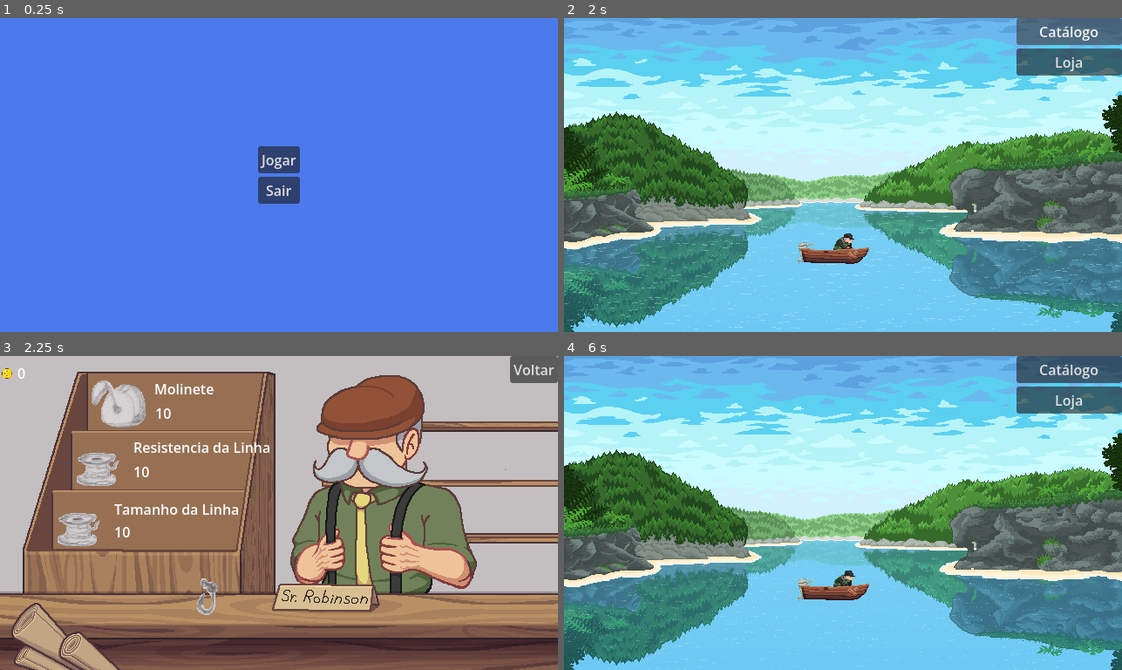
Above: before the commit, frames 1-4 (two rows, left to right).
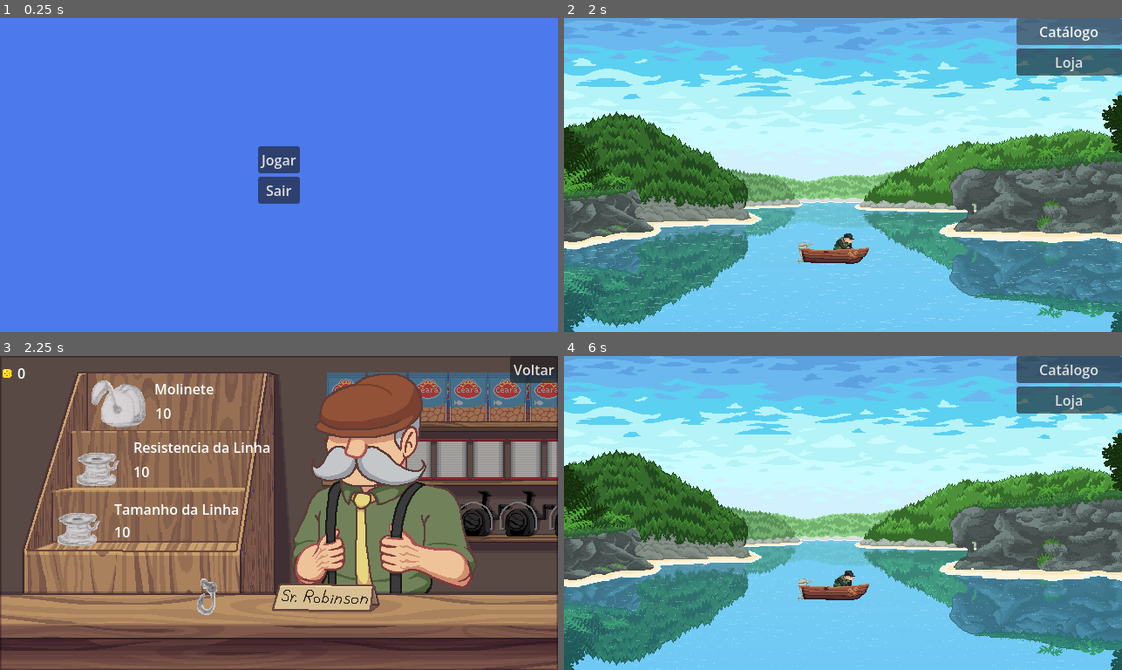
Above: after the commit, the same moments.

Repository: Bad-Onion/gyotaku
Game: Godot game, scene res://main.tscn
The game is run twice, just before and just after one commit, with the same random seed, the same clock (stepped at 60 frames per second) and the same inputs. Sound files missing from this copy of the repository are replaced by a short silence.
Inputs (mouse positions are in pixels of both pictures, inside the frame that each line leads up to):
- Up to frame 1 (0.25 s): no input
- Up to frame 2 (2 s): click "Jogar" at 0.5 s; click "Catálogo" at 1.25 s
- Up to frame 3 (2.25 s): click "Loja" at 2 s
- Up to frame 4 (6 s): click "Molinete" at 2.75 s; click "Resistencia da Linha" at 3.5 s; click "Tamanho da Linha" at 4.25 s; click (770, 600) at 5 s; click "Voltar" at 5.75 s

Frames 1-2 are identical in both runs. In frame 3, 37% of the frame differs, in the area x 0-100%, y 0-100%; in frame 4, nothing differs.

Commit message:
add something that I'm not proud of

Diff:
--- a/gyotaku/scenes/levels/level_1/level_1.tscn
+++ b/gyotaku/scenes/levels/level_1/level_1.tscn
@@ -132,10 +132,23 @@
 
 [node name="OkinawaBackground" parent="Background" unique_id=1616347244 instance=ExtResource("5_v0dvh")]
 unique_name_in_owner = true
+layer = -2
 
 [node name="OkinawaUnderwaterBackground" parent="Background" unique_id=1010358310 groups=["water"] instance=ExtResource("4_1iula")]
 unique_name_in_owner = true
 layer = -1
+
+[node name="BackgroundExtension" type="CanvasLayer" parent="Background" unique_id=1847411370]
+layer = -3
+
+[node name="ColorRect" type="ColorRect" parent="Background/BackgroundExtension" unique_id=1311083985]
+show_behind_parent = true
+z_index = -3
+offset_top = 3.0
+offset_right = 640.0
+offset_bottom = 816.0
+mouse_filter = 2
+color = Color(0.43529412, 0.79607844, 0.9607843, 1)
 
 [node name="Boat" type="AnimatedSprite2D" parent="." unique_id=1587030661]
 unique_name_in_owner = true
@@ -224,10 +237,11 @@
 
 [node name="FishesContainer" type="Node2D" parent="Systems" unique_id=35673712]
 
-[node name="PerspectiveTransitionController" type="Node" parent="Systems" unique_id=1399474559 node_paths=PackedStringArray("main_camera", "boat")]
+[node name="PerspectiveTransitionController" type="Node" parent="Systems" unique_id=1399474559 node_paths=PackedStringArray("main_camera", "boat", "gap_filler_layer")]
 script = ExtResource("22_vva6n")
 main_camera = NodePath("../../MainCamera")
 boat = NodePath("../../Boat")
+gap_filler_layer = NodePath("../../Background/BackgroundExtension")
 
 [node name="FishingAudioManager" type="Node" parent="Systems" unique_id=2062989114 node_paths=PackedStringArray("fishing_mechanic_system", "player_cast_state", "fishing_hook", "bgm_calm_player", "bgm_active_player", "sfx_throw", "sfx_splash", "sfx_reel")]
 script = ExtResource("23_yivqu")
--- a/gyotaku/scenes/mechanics/camera/perspective_transition_controller.gd
+++ b/gyotaku/scenes/mechanics/camera/perspective_transition_controller.gd
@@ -4,6 +4,7 @@
 
 @export var main_camera: Camera2D
 @export var boat: Node2D
+@export var gap_filler_layer: CanvasLayer
 
 @onready var surface_water_sprite: AnimatedSprite2D = %Background/OkinawaBackground/SurfaceWater/Water
 @onready var ceiling_water_sprite: Sprite2D = %Background/OkinawaUnderwaterBackground/CeilingLayer/UnderwaterCeiling
@@ -40,6 +41,13 @@
 
 	if ceiling_water_sprite:
 		ceiling_water_sprite.scale.y = transition_weight * 1.2
+
+	# TODO: This is completely bad practice but I don't have time now
+	if gap_filler_layer:
+		if camera_y >= 565.0 and camera_y <= 800.0:
+			gap_filler_layer.layer = -2
+		else:
+			gap_filler_layer.layer = -3
 
 
 func _setup_perfect_anchors() -> void:
--- a/gyotaku/scenes/ui/okinawa_background/okinawa_background.tscn
+++ b/gyotaku/scenes/ui/okinawa_background/okinawa_background.tscn
@@ -81,6 +81,7 @@
 }]
 
 [node name="OkinawaBackground" type="ParallaxBackground" unique_id=1771425792]
+layer = -1
 
 [node name="Scenario" type="ParallaxLayer" parent="." unique_id=1970804716]
 motion_scale = Vector2(1, 0.5)
--- a/gyotaku/scenes/ui/okinawa_background/okinawa_underwater_background.tscn
+++ b/gyotaku/scenes/ui/okinawa_background/okinawa_underwater_background.tscn
@@ -11,6 +11,7 @@
 [ext_resource type="Texture2D" uid="uid://5hjy04akbdl5" path="res://assets/backgrounds/okinawa/underwater/water_effect.png" id="9_epons"]
 
 [node name="OkinawaUnderwaterBackground" type="ParallaxBackground" unique_id=288098495]
+layer = -10
 
 [node name="DepthLayer" type="ParallaxLayer" parent="." unique_id=1523264890]
 unique_name_in_owner = true
Binary file changed: gyotaku/assets/backgrounds/market/CenaLoja.png
Not shown, changed: gyotaku/assets/sfx/spinning_reel_fast.wav
